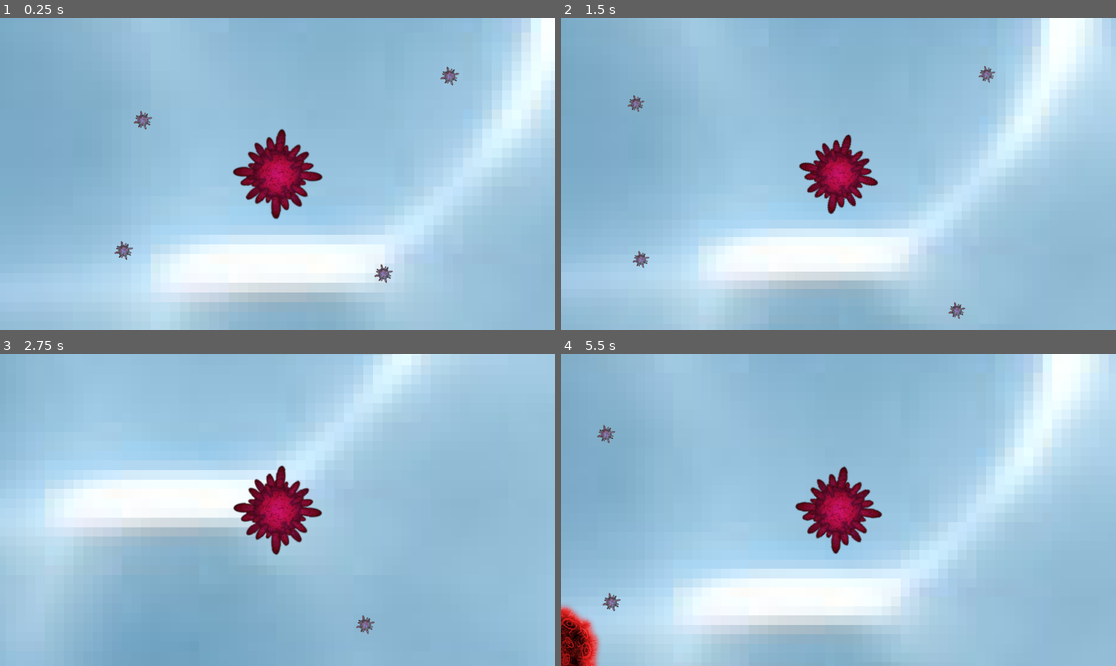
Above: before the commit, frames 1-4 (two rows, left to right).
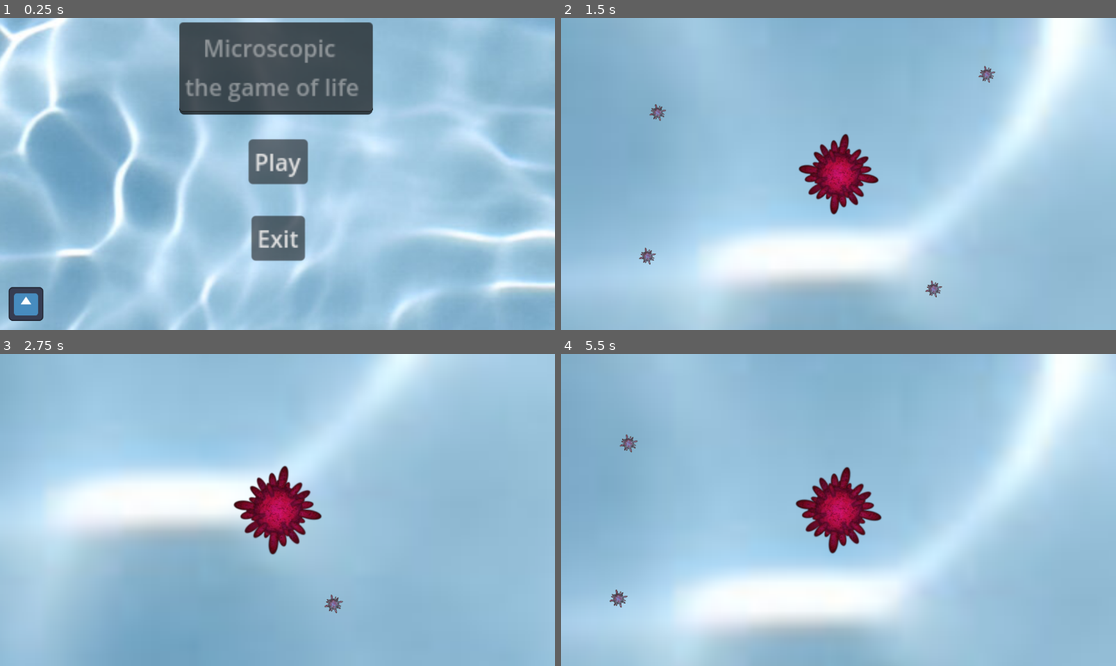
Above: after the commit, the same moments.

Repository: SixFours/Primordia
Game: Godot game, scene res://Scenes/main_menu.tscn
The game is run twice, just before and just after one commit, with the same random seed, the same clock (stepped at 60 frames per second) and the same inputs. Before the commit the project starts from res://Scenes/game.tscn. The engine's default icon, where the game draws it, is replaced by a stand-in: a white triangle on a blue panel in a dark square. Sound files missing from this copy of the repository are replaced by a short silence.
Inputs (mouse positions are in pixels of both pictures, inside the frame that each line leads up to):
- Up to frame 1 (0.25 s): no input
- Up to frame 2 (1.5 s): click (838, 161) at 0.5 s, where only the run after the commit has a clickable "Play"; move the mouse to (960, 158) at 1.27 s; hold Right (ui_right) from 1.28 s (still down); tap Mouse wheel down (ScrollDown) at 1.35 s
- Up to frame 3 (2.75 s): move the mouse to (166, 525) at 2.02 s; release Right (ui_right) at 2.03 s; hold Down (ui_down) from 2.03 s (still down); tap Mouse wheel up (ScrollUp) at 2.1 s
- Up to frame 4 (5.5 s): move the mouse to (894, 441) at 2.77 s; release Down (ui_down) at 2.78 s; hold Right (ui_right) 2.78-3.53 s; tap Mouse wheel down (ScrollDown) at 2.85, 4.35 s; move the mouse to (810, 572) at 3.52 s; hold Up (ui_up) 3.53-4.28 s; tap Mouse wheel up (ScrollUp) at 3.6, 5.1 s; move the mouse to (1005, 556) at 4.27 s; hold Left (ui_left) from 4.28 s (still down); move the mouse to (672, 463) at 5.02 s

The runs differ from the first frame. In frame 1, 50% of the frame differs, in the area x 0-100%, y 0-100%; in frame 2, 1.4%; in frame 3, 1.4%; in frame 4, 2.6%.

Commit message:
Added Main Menu And Menu Music

Diff:
--- a/Scenes/game.tscn
+++ b/Scenes/game.tscn
@@ -10,6 +10,7 @@
 [ext_resource type="PackedScene" uid="uid://wefnkg66n5vp" path="res://Scenes/enemy_enormous.tscn" id="7_3off7"]
 [ext_resource type="PackedScene" uid="uid://pn5dyfo2lj13" path="res://Scenes/enemy_Strong.tscn" id="8_aixpu"]
 [ext_resource type="AudioStream" uid="uid://burdg0ib74rms" path="res://Assets/MicroscopicSong.wav" id="9_h1doi"]
+[ext_resource type="Script" path="res://Scripts/music.gd" id="11_oce8p"]
 
 [sub_resource type="CircleShape2D" id="CircleShape2D_1uokx"]
 radius = 5885.02
@@ -18,10 +19,6 @@
 vertices = PackedVector2Array(4031.09, -7689.36, 5916.42, -6902.22, 7462.16, -5470.7, 8448.02, -3382.5, 8604.75, -1602. …(319 unchanged characters)…
 polygons = Array[PackedInt32Array]([PackedInt32Array(0, 1, 2, 3, 4, 5, 6, 7, 8, 9, 10, 11, 12, 13, 14, 15, 16, 17, 18, 19, 20, 21)])
 outlines = Array[PackedVector2Array]([PackedVector2Array(2825.32, 3613.3, 4656.11, 3341.04, 6368.89, 2400.31, 7518.64,  …(347 unchanged characters)…
-
-[sub_resource type="GDScript" id="GDScript_6s5qi"]
-script/source = "extends AudioStreamPlayer
-"
 
 [node name="Game" type="Node2D"]
 position = Vector2(-26, -48)
@@ -48,203 +45,206 @@
 [node name="NavigationRegion2D" type="NavigationRegion2D" parent="."]
 position = Vector2(14, 118)
 rotation = 0.00450862
-scale = Vector2(1, 1)
 navigation_polygon = SubResource("NavigationPolygon_lpw55")
 
 [node name="Player" parent="." groups=["Player"] instance=ExtResource("1_rl7p1")]
 position = Vector2(105, -51)
 
-[node name="Node2D" type="Node2D" parent="."]
-position = Vector2(0, -6)
-
 [node name="Enemys" type="Node" parent="."]
 
-[node name="Enemy6" parent="Enemys" instance=ExtResource("2_fpu0b")]
+[node name="Enemy Normal" type="Node" parent="Enemys"]
+
+[node name="Enemy6" parent="Enemys/Enemy Normal" instance=ExtResource("2_fpu0b")]
 position = Vector2(3434, -1562)
 
-[node name="BigEnemy2" parent="Enemys" instance=ExtResource("4_x5u1h")]
+[node name="Enemy" parent="Enemys/Enemy Normal" instance=ExtResource("2_fpu0b")]
+position = Vector2(1212, -255)
+
+[node name="Enemy2" parent="Enemys/Enemy Normal" groups=["Enemies"] instance=ExtResource("2_fpu0b")]
+position = Vector2(-1207, 797)
+
+[node name="Enemy3" parent="Enemys/Enemy Normal" groups=["Enemies"] instance=ExtResource("2_fpu0b")]
+position = Vector2(1819, -1546)
+
+[node name="Enemy4" parent="Enemys/Enemy Normal" groups=["Enemies"] instance=ExtResource("2_fpu0b")]
+position = Vector2(3347, -406)
+
+[node name="Enemy5" parent="Enemys/Enemy Normal" groups=["Enemies"] instance=ExtResource("2_fpu0b")]
+position = Vector2(4329, 350)
+
+[node name="Enemy7" parent="Enemys/Enemy Normal" instance=ExtResource("2_fpu0b")]
+position = Vector2(6451, 236)
+
+[node name="Enemy8" parent="Enemys/Enemy Normal" instance=ExtResource("2_fpu0b")]
+position = Vector2(6318, -1591)
+
+[node name="Enemy9" parent="Enemys/Enemy Normal" instance=ExtResource("2_fpu0b")]
+position = Vector2(-610, -2661)
+
+[node name="Enemy10" parent="Enemys/Enemy Normal" instance=ExtResource("2_fpu0b")]
+position = Vector2(2984, -4179)
+
+[node name="Enemy11" parent="Enemys/Enemy Normal" instance=ExtResource("2_fpu0b")]
+position = Vector2(2311, -2814)
+
+[node name="Enemy12" parent="Enemys/Enemy Normal" instance=ExtResource("2_fpu0b")]
+position = Vector2(1132, -3447)
+
+[node name="Enemy13" parent="Enemys/Enemy Normal" instance=ExtResource("2_fpu0b")]
+position = Vector2(-1176, -4209)
+
+[node name="Enemy14" parent="Enemys/Enemy Normal" instance=ExtResource("2_fpu0b")]
+position = Vector2(5463, -2378)
+
+[node name="Enemy15" parent="Enemys/Enemy Normal" instance=ExtResource("2_fpu0b")]
+position = Vector2(3983, -3840)
+
+[node name="Enemy17" parent="Enemys/Enemy Normal" instance=ExtResource("2_fpu0b")]
+position = Vector2(6947, -2462)
+
+[node name="Enemy18" parent="Enemys/Enemy Normal" instance=ExtResource("2_fpu0b")]
+position = Vector2(6047, -642)
+
+[node name="Enemy19" parent="Enemys/Enemy Normal" instance=ExtResource("2_fpu0b")]
+position = Vector2(5379, 551)
+
+[node name="Enemy24" parent="Enemys/Enemy Normal" instance=ExtResource("2_fpu0b")]
+position = Vector2(391, -1277)
+
+[node name="Enemy25" parent="Enemys/Enemy Normal" instance=ExtResource("2_fpu0b")]
+position = Vector2(6862, -719)
+
+[node name="Enemy26" parent="Enemys/Enemy Normal" instance=ExtResource("2_fpu0b")]
+position = Vector2(7010, 694)
+
+[node name="Enemy27" parent="Enemys/Enemy Normal" instance=ExtResource("2_fpu0b")]
+position = Vector2(4212, 1810)
+
+[node name="Enemy28" parent="Enemys/Enemy Normal" instance=ExtResource("2_fpu0b")]
+position = Vector2(1266, 3258)
+
+[node name="Enemy29" parent="Enemys/Enemy Normal" instance=ExtResource("2_fpu0b")]
+position = Vector2(2663, 1759)
+
+[node name="Enemy30" parent="Enemys/Enemy Normal" instance=ExtResource("2_fpu0b")]
+position = Vector2(4047, 3004)
+
+[node name="Enemy31" parent="Enemys/Enemy Normal" instance=ExtResource("2_fpu0b")]
+position = Vector2(41, 2058)
+
+[node name="Enemy Small" type="Node" parent="Enemys"]
+
+[node name="Enemy33" parent="Enemys/Enemy Small" instance=ExtResource("5_x12jm")]
+position = Vector2(6289, 1504)
+rotation = 0.0336353
+speed = 200.0
+
+[node name="Enemy34" parent="Enemys/Enemy Small" instance=ExtResource("5_x12jm")]
+position = Vector2(-948, 2179)
+rotation = 0.0336353
+speed = 200.0
+
+[node name="Enemy35" parent="Enemys/Enemy Small" instance=ExtResource("5_x12jm")]
+position = Vector2(1713, 2512)
+rotation = 0.0336353
+speed = 200.0
+
+[node name="SmallEnemy3" parent="Enemys/Enemy Small" instance=ExtResource("5_x12jm")]
+position = Vector2(4624, -1565)
+speed = 200.0
+
+[node name="SmallEnemy1" parent="Enemys/Enemy Small" instance=ExtResource("5_x12jm")]
+position = Vector2(-146, 649)
+speed = 200.0
+
+[node name="SmallEnemy2" parent="Enemys/Enemy Small" instance=ExtResource("5_x12jm")]
+position = Vector2(1046, -980)
+speed = 200.0
+
+[node name="SmallEnemy4" parent="Enemys/Enemy Small" instance=ExtResource("5_x12jm")]
+position = Vector2(362, -4319)
+speed = 200.0
+
+[node name="SmallEnemy5" parent="Enemys/Enemy Small" instance=ExtResource("5_x12jm")]
+position = Vector2(3264, -2787)
+speed = 200.0
+
+[node name="SmallEnemy6" parent="Enemys/Enemy Small" instance=ExtResource("5_x12jm")]
+position = Vector2(3160, 513)
+speed = 200.0
+
+[node name="SmallEnemy7" parent="Enemys/Enemy Small" instance=ExtResource("5_x12jm")]
+position = Vector2(2588, -1891)
+speed = 200.0
+
+[node name="Enemy21" parent="Enemys/Enemy Small" instance=ExtResource("5_x12jm")]
+position = Vector2(4075, -2286)
+speed = 200.0
+
+[node name="Enemy22" parent="Enemys/Enemy Small" instance=ExtResource("5_x12jm")]
+position = Vector2(537, -2724)
+speed = 200.0
+
+[node name="Enemy Big" type="Node" parent="Enemys"]
+
+[node name="BigEnemy2" parent="Enemys/Enemy Big" instance=ExtResource("4_x5u1h")]
 position = Vector2(1411, 447)
 speed = 50.0
 
-[node name="SmallEnemy3" parent="Enemys" instance=ExtResource("5_x12jm")]
-position = Vector2(4624, -1565)
-speed = 200.0
-
-[node name="Enemy" parent="Enemys" instance=ExtResource("2_fpu0b")]
-position = Vector2(1212, -255)
-
-[node name="Enemy2" parent="Enemys" groups=["Enemies"] instance=ExtResource("2_fpu0b")]
-position = Vector2(-1207, 797)
-
-[node name="Enemy3" parent="Enemys" groups=["Enemies"] instance=ExtResource("2_fpu0b")]
-position = Vector2(1819, -1546)
-
-[node name="Enemy4" parent="Enemys" groups=["Enemies"] instance=ExtResource("2_fpu0b")]
-position = Vector2(3347, -406)
-
-[node name="Enemy5" parent="Enemys" groups=["Enemies"] instance=ExtResource("2_fpu0b")]
-position = Vector2(4329, 350)
-
-[node name="BigEnemy1" parent="Enemys" instance=ExtResource("4_x5u1h")]
+[node name="BigEnemy1" parent="Enemys/Enemy Big" instance=ExtResource("4_x5u1h")]
 position = Vector2(-178, -3663)
 collision_layer = 6
 collision_mask = 4
 speed = 50.0
 
-[node name="SmallEnemy1" parent="Enemys" instance=ExtResource("5_x12jm")]
-position = Vector2(-146, 649)
-speed = 200.0
-
-[node name="SmallEnemy2" parent="Enemys" instance=ExtResource("5_x12jm")]
-position = Vector2(1046, -980)
-speed = 200.0
-
-[node name="EnormousEnemy1" parent="Enemys" instance=ExtResource("7_3off7")]
+[node name="BigEnemy3" parent="Enemys/Enemy Big" instance=ExtResource("4_x5u1h")]
+position = Vector2(5781, -3701)
+speed = 50.0
+
+[node name="BigEnemy4" parent="Enemys/Enemy Big" instance=ExtResource("4_x5u1h")]
+position = Vector2(4467, -764)
+speed = 50.0
+
+[node name="Enemy32" parent="Enemys/Enemy Big" instance=ExtResource("4_x5u1h")]
+position = Vector2(2836, 2867)
+speed = 50.0
+
+[node name="Enemy16" parent="Enemys/Enemy Big" instance=ExtResource("4_x5u1h")]
+position = Vector2(1906, -3820)
+speed = 50.0
+
+[node name="Enemy23" parent="Enemys/Enemy Big" instance=ExtResource("4_x5u1h")]
+position = Vector2(-1009, -1198)
+speed = 50.0
+
+[node name="Enemy Strong" type="Node" parent="Enemys"]
+
+[node name="StrongEnemy3" parent="Enemys/Enemy Strong" instance=ExtResource("8_aixpu")]
+position = Vector2(4683, -2107)
+speed = 200.0
+
+[node name="StrongEnemy4" parent="Enemys/Enemy Strong" instance=ExtResource("8_aixpu")]
+position = Vector2(-1431, -3391)
+speed = 200.0
+
+[node name="StrongEnemy5" parent="Enemys/Enemy Strong" instance=ExtResource("8_aixpu")]
+position = Vector2(5360, 2080)
+speed = 200.0
+
+[node name="StrongEnemy6" parent="Enemys/Enemy Strong" instance=ExtResource("8_aixpu")]
+position = Vector2(7080, -3495)
+
+[node name="StrongEnemy" parent="Enemys/Enemy Strong" instance=ExtResource("8_aixpu")]
+position = Vector2(4070, -4581)
+
+[node name="StrongEnemy2" parent="Enemys/Enemy Strong" instance=ExtResource("8_aixpu")]
+position = Vector2(-1492, 550)
+
+[node name="Enemy Misc" type="Node" parent="Enemys"]
+
+[node name="EnormousEnemy1" parent="Enemys/Enemy Misc" instance=ExtResource("7_3off7")]
 position = Vector2(4368, -2925)
-speed = 70.0
-
-[node name="BigEnemy3" parent="Enemys" instance=ExtResource("4_x5u1h")]
-position = Vector2(5781, -3701)
-speed = 50.0
-
-[node name="BigEnemy4" parent="Enemys" instance=ExtResource("4_x5u1h")]
-position = Vector2(4467, -764)
-speed = 50.0
-
-[node name="Enemy7" parent="Enemys" instance=ExtResource("2_fpu0b")]
-position = Vector2(6451, 236)
-
-[node name="Enemy8" parent="Enemys" instance=ExtResource("2_fpu0b")]
-position = Vector2(6318, -1591)
-
-[node name="Enemy9" parent="Enemys" instance=ExtResource("2_fpu0b")]
-position = Vector2(-610, -2661)
-
-[node name="Enemy10" parent="Enemys" instance=ExtResource("2_fpu0b")]
-position = Vector2(2984, -4179)
-
-[node name="Enemy11" parent="Enemys" instance=ExtResource("2_fpu0b")]
-position = Vector2(2311, -2814)
-
-[node name="SmallEnemy4" parent="Enemys" instance=ExtResource("5_x12jm")]
-position = Vector2(362, -4319)
-speed = 200.0
-
-[node name="SmallEnemy5" parent="Enemys" instance=ExtResource("5_x12jm")]
-position = Vector2(3264, -2787)
-speed = 200.0
-
-[node name="Enemy12" parent="Enemys" instance=ExtResource("2_fpu0b")]
-position = Vector2(1132, -3447)
-
-[node name="Enemy13" parent="Enemys" instance=ExtResource("2_fpu0b")]
-position = Vector2(-1176, -4209)
-
-[node name="Enemy14" parent="Enemys" instance=ExtResource("2_fpu0b")]
-position = Vector2(5463, -2378)
-
-[node name="Enemy15" parent="Enemys" instance=ExtResource("2_fpu0b")]
-position = Vector2(3983, -3840)
-
-[node name="Enemy16" parent="Enemys" instance=ExtResource("4_x5u1h")]
-position = Vector2(1906, -3820)
-speed = 50.0
-
-[node name="Enemy17" parent="Enemys" instance=ExtResource("2_fpu0b")]
-position = Vector2(6947, -2462)
-
-[node name="Enemy18" parent="Enemys" instance=ExtResource("2_fpu0b")]
-position = Vector2(6047, -642)
-
-[node name="Enemy19" parent="Enemys" instance=ExtResource("2_fpu0b")]
-position = Vector2(5379, 551)
-
-[node name="SmallEnemy6" parent="Enemys" instance=ExtResource("5_x12jm")]
-position = Vector2(3160, 513)
-speed = 200.0
-
-[node name="Enemy20" parent="Enemys" instance=ExtResource("5_x12jm")]
-position = Vector2(2588, -1891)
-speed = 200.0
-
-[node name="Enemy21" parent="Enemys" instance=ExtResource("5_x12jm")]
-position = Vector2(4075, -2286)
-speed = 200.0
-
-[node name="Enemy22" parent="Enemys" instance=ExtResource("5_x12jm")]
-position = Vector2(537, -2724)
-speed = 200.0
-
-[node name="Enemy23" parent="Enemys" instance=ExtResource("4_x5u1h")]
-position = Vector2(-1009, -1198)
-speed = 50.0
-
-[node name="Enemy24" parent="Enemys" instance=ExtResource("2_fpu0b")]
-position = Vector2(391, -1277)
-
-[node name="Enemy25" parent="Enemys" instance=ExtResource("2_fpu0b")]
-position = Vector2(6862, -719)
-
-[node name="Enemy26" parent="Enemys" instance=ExtResource("2_fpu0b")]
-position = Vector2(7010, 694)
-
-[node name="StrongEnemy3" parent="Enemys" instance=ExtResource("8_aixpu")]
-position = Vector2(4683, -2107)
-speed = 200.0
-
-[node name="StrongEnemy4" parent="Enemys" instance=ExtResource("8_aixpu")]
-position = Vector2(-1431, -3391)
-speed = 200.0
-
-[node name="StrongEnemy5" parent="Enemys" instance=ExtResource("8_aixpu")]
-position = Vector2(5360, 2080)
-speed = 200.0
-
-[node name="StrongEnemy6" parent="Enemys" instance=ExtResource("8_aixpu")]
-position = Vector2(7080, -3495)
-speed = 200.0
-
-[node name="StrongEnemy" parent="Enemys" instance=ExtResource("8_aixpu")]
-position = Vector2(4070, -4581)
-speed = 200.0
-
-[node name="StrongEnemy2" parent="Enemys" instance=ExtResource("8_aixpu")]
-position = Vector2(-1492, 550)
-speed = 200.0
-
-[node name="Enemy27" parent="Enemys" instance=ExtResource("2_fpu0b")]
-position = Vector2(4212, 1810)
-
-[node name="Enemy28" parent="Enemys" instance=ExtResource("2_fpu0b")]
-position = Vector2(1266, 3258)
-
-[node name="Enemy29" parent="Enemys" instance=ExtResource("2_fpu0b")]
-position = Vector2(2663, 1759)
-
-[node name="Enemy30" parent="Enemys" instance=ExtResource("2_fpu0b")]
-position = Vector2(4047, 3004)
-
-[node name="Enemy31" parent="Enemys" instance=ExtResource("2_fpu0b")]
-position = Vector2(41, 2058)
-
-[node name="Enemy32" parent="Enemys" instance=ExtResource("4_x5u1h")]
-position = Vector2(2836, 2867)
-speed = 50.0
-
-[node name="Enemy33" parent="Enemys" instance=ExtResource("5_x12jm")]
-position = Vector2(6289, 1504)
-rotation = 0.0336353
-speed = 200.0
-
-[node name="Enemy34" parent="Enemys" instance=ExtResource("5_x12jm")]
-position = Vector2(-948, 2179)
-rotation = 0.0336353
-speed = 200.0
-
-[node name="Enemy35" parent="Enemys" instance=ExtResource("5_x12jm")]
-position = Vector2(1713, 2512)
-rotation = 0.0336353
-speed = 200.0
+speed = 50.0
 
 [node name="Food" type="Node" parent="."]
 
@@ -284,4 +284,4 @@
 [node name="Music" type="AudioStreamPlayer" parent="."]
 stream = ExtResource("9_h1doi")
 autoplay = true
-script = SubResource("GDScript_6s5qi")
+script = ExtResource("11_oce8p")
--- /dev/null
+++ b/Scenes/main_menu.tscn
@@ -0,0 +1,58 @@
+[gd_scene load_steps=6 format=3 uid="uid://cjcdtcn0pymn3"]
+
+[ext_resource type="Script" path="res://Scripts/main_menu.gd" id="1_mkc3u"]
+[ext_resource type="Texture2D" uid="uid://dpopcnyqinhlk" path="res://Assets/pixelcut-export.jpg" id="2_qbsvb"]
+[ext_resource type="AudioStream" uid="uid://c1tkhsi1dwua2" path="res://Assets/MenuMusic.wav" id="2_ss1v2"]
+[ext_resource type="Script" path="res://Scripts/menu_music.gd" id="3_aqai7"]
+[ext_resource type="Texture2D" uid="uid://y780y5bqdi60" path="res://icon.svg" id="5_pawjd"]
+
+[node name="MainMenu" type="Control"]
+layout_mode = 3
+anchors_preset = 0
+offset_right = 40.0
+offset_bottom = 40.0
+script = ExtResource("1_mkc3u")
+
+[node name="Sprite2D" type="Sprite2D" parent="."]
+position = Vector2(0.500045, -8.50001)
+scale = Vector2(1.03981, 0.870833)
+texture = ExtResource("2_qbsvb")
+
+[node name="PlayButton" type="Button" parent="."]
+layout_mode = 0
+offset_left = -20.0
+offset_top = -24.0
+offset_right = 21.0
+offset_bottom = 7.0
+text = "Play"
+
+[node name="ExitButton" type="Button" parent="."]
+layout_mode = 0
+offset_left = -18.0
+offset_top = 29.0
+offset_right = 19.0
+offset_bottom = 60.0
+text = "Exit"
+
+[node name="Camera2D" type="Camera2D" parent="."]
+zoom = Vector2(3, 3)
+
+[node name="TextEdit" type="TextEdit" parent="."]
+layout_mode = 0
+offset_left = -68.0
+offset_top = -105.0
+offset_right = 66.0
+offset_bottom = -41.0
+text = "   Microscopic
+the game of life"
+editable = false
+
+[node name="MenuMusic" type="AudioStreamPlayer" parent="."]
+stream = ExtResource("2_ss1v2")
+autoplay = true
+script = ExtResource("3_aqai7")
+
+[node name="Sprite2D2" type="Sprite2D" parent="."]
+position = Vector2(-174, 90)
+scale = Vector2(0.1875, 0.183594)
+texture = ExtResource("5_pawjd")
--- /dev/null
+++ b/Scripts/main_menu.gd
@@ -0,0 +1,11 @@
+extends Control
+
+func _ready():
+	$PlayButton.connect("pressed", Callable(self, "_on_play_pressed"))
+	$ExitButton.connect("pressed", Callable(self, "_on_exit_pressed"))
+
+func _on_play_pressed():
+	get_tree().change_scene_to_file("res://Scenes/game.tscn")  # Change this path to your actual game scene
+
+func _on_exit_pressed():
+	get_tree().quit()
--- /dev/null
+++ b/Scripts/menu_music.gd
@@ -0,0 +1,5 @@
+extends AudioStreamPlayer
+
+func _ready():
+	if stream:  # Ensure there's an audio file assigned
+		play()  # Start playing
--- /dev/null
+++ b/Scripts/music.gd
@@ -0,0 +1,5 @@
+extends AudioStreamPlayer
+
+func _ready():
+	if stream:  # Ensure there's an audio file assigned
+		play()  # Start playing
--- a/project.godot
+++ b/project.godot
@@ -11,7 +11,7 @@
 [application]
 
 config/name="Microscopic Project"
-run/main_scene="res://Scenes/game.tscn"
+run/main_scene="res://Scenes/main_menu.tscn"
 config/features=PackedStringArray("4.3", "Forward Plus")
 config/icon="res://icon.svg"
 
@@ -27,7 +27,3 @@
 "events": [Object(InputEventMouseButton,"resource_local_to_scene":false,"resource_name":"","device":-1,"window_id":0,"a …(259 unchanged characters)…
 ]
 }
-
-[rendering]
-
-textures/canvas_textures/default_texture_filter=0
Not shown, added: Assets/MenuMusic.wav.import
Not shown, added: Assets/MenuMusic.wav
